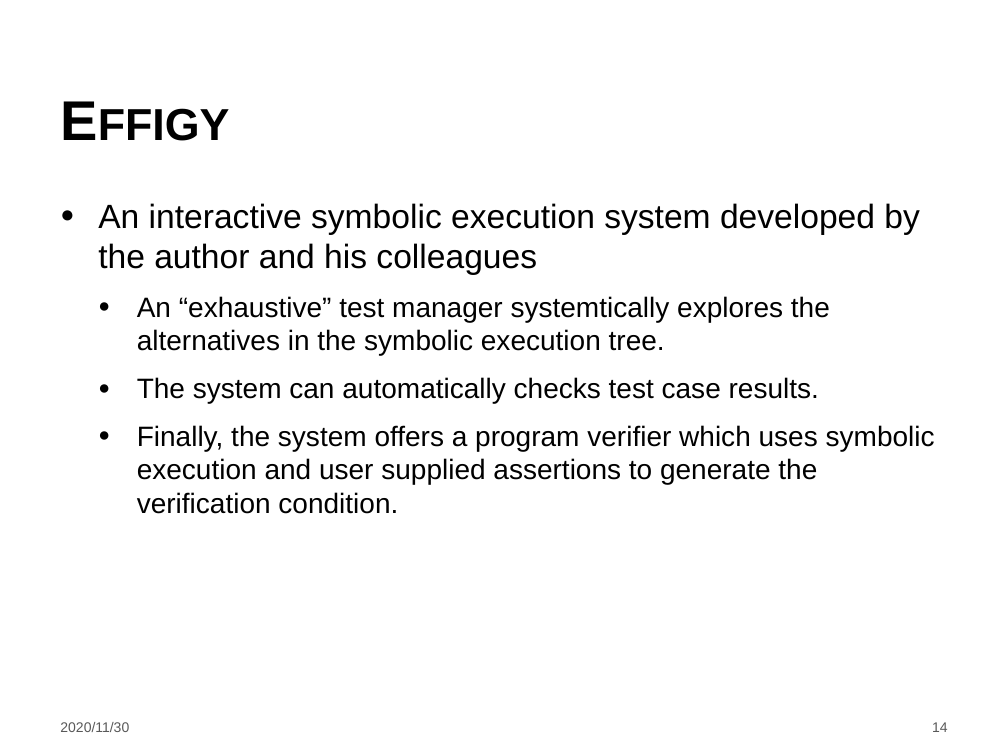
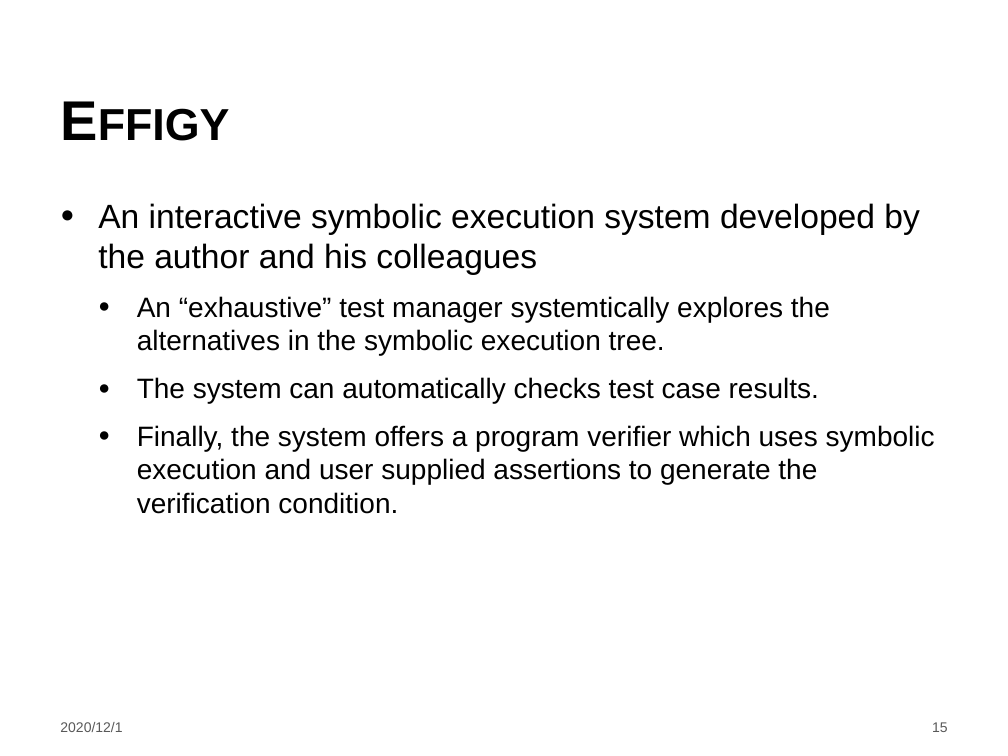
Before and after one commit to LintianShi/Research-Proposal, a slide deck: slide 15 of Symbolic_execution.pptx (slide 14 before the commit). Drawn at 1008x756 pixels with LibreOffice and Linux fonts; fonts in the diff are those of the drawing; background and template pictures are left out. Boxes give left, top, right and bottom in pixels: in the first picture for what was removed or moved away, otherwise in the second. Text is boxed around its words. In the diff, an @@ line names an element or a change of style, - is before the commit and + after.

Commit message:
effigy example

```diff
--- a/Symbolic_execution.pptx
+++ b/Symbolic_execution.pptx
@@ text at box(60, 722, 122, 732): text changed @@
-2020/11/30
+2020/12/1
@@ page number at box(932, 722, 948, 732): text changed @@
-14
+15
```
Also in this commit, not shown: 17 other slides changed, 2 slides added.
